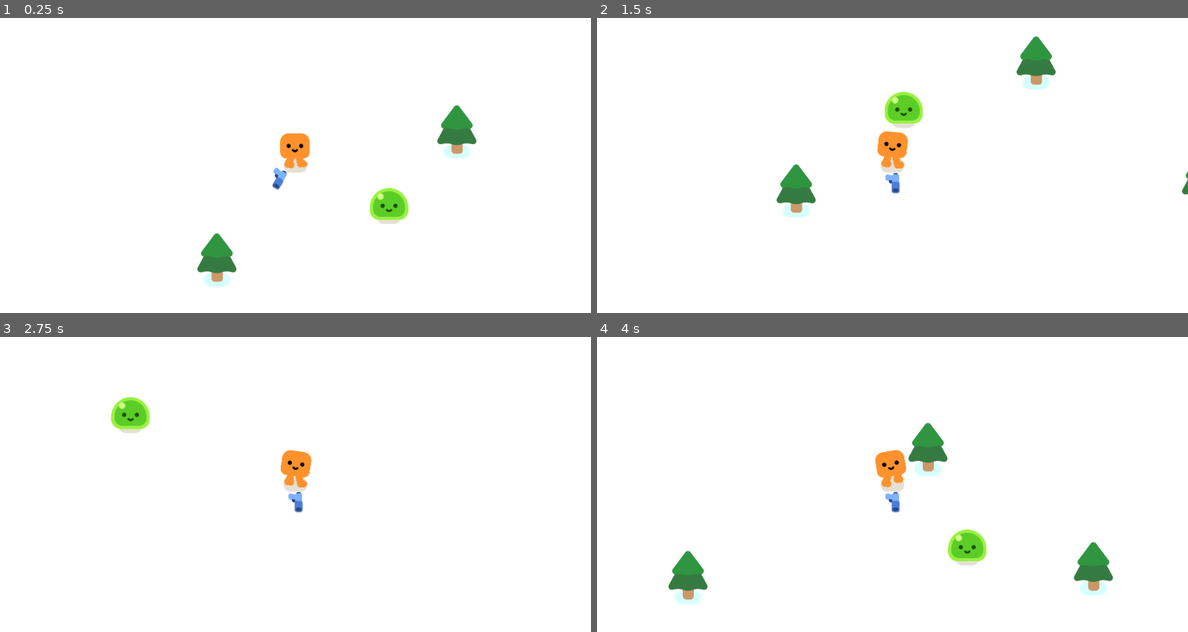
Above: before the commit, frames 1-4 (two rows, left to right).
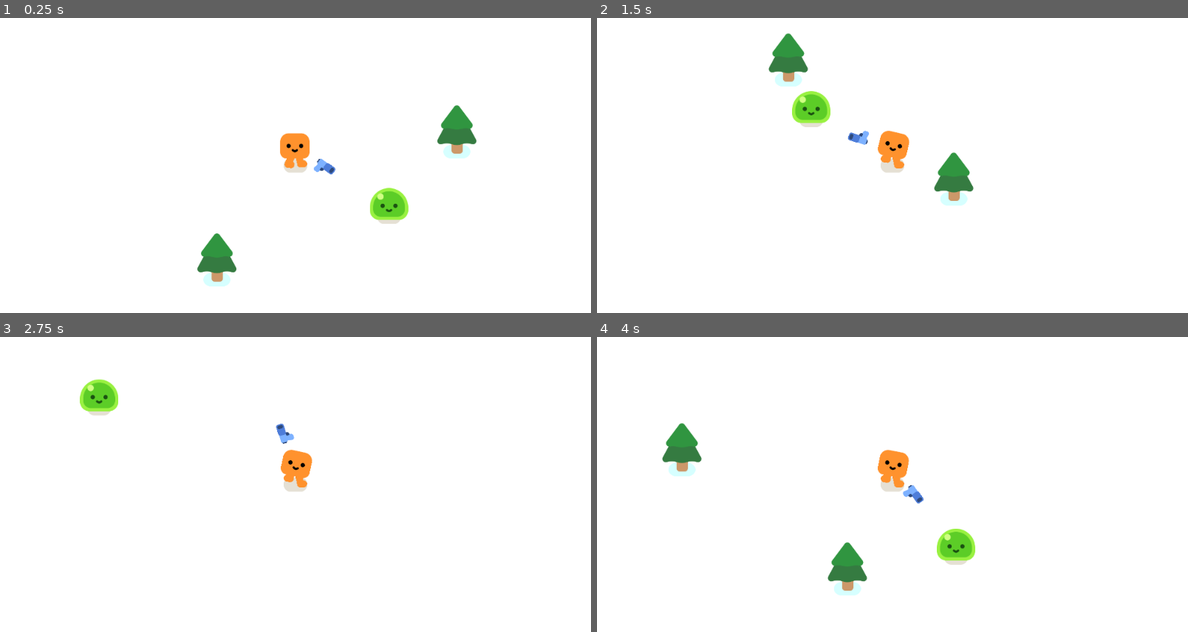
Above: after the commit, the same moments.

Repository: martindieck/gun-galore
Game: Godot game, scene res://game.tscn
Same seed, same stepped clock (60 frames per second), same inputs: the game is played once before the commit and once after it.
Inputs:
- Up to frame 1 (0.25 s): no input
- Up to frame 2 (1.5 s): hold D (move_right) 0.53-1.28 s; hold S (move_down) from 1.28 s (still down)
- Up to frame 3 (2.75 s): release S (move_down) at 2.03 s; hold D (move_right) from 2.03 s (still down)
- Up to frame 4 (4 s): release D (move_right) at 2.78 s; hold W (move_up) 2.78-3.53 s; hold A (move_left) from 3.53 s (still down)

The runs differ from the first frame. In frame 1, 0.2% of the frame differs, in the area x 46-57%, y 47-59%; in frame 2, 4.8%; in frame 3, 1.6%; in frame 4, 5.0%, in the area x 11-88%, y 29-91%.

Commit message:
Changed Layer Masks for Gun Follow

Diff:
--- a/enemy.tscn
+++ b/enemy.tscn
@@ -8,6 +8,7 @@
 
 [node name="Enemy" type="CharacterBody2D"]
 scale = Vector2(0.6, 0.6)
+collision_layer = 2
 platform_floor_layers = 4294967040
 script = ExtResource("1_5j83h")
 
--- a/gun.tscn
+++ b/gun.tscn
@@ -7,6 +7,8 @@
 radius = 400.08
 
 [node name="Gun" type="Area2D"]
+collision_layer = 0
+collision_mask = 2
 script = ExtResource("1_8c14a")
 
 [node name="CollisionShape2D" type="CollisionShape2D" parent="."]
